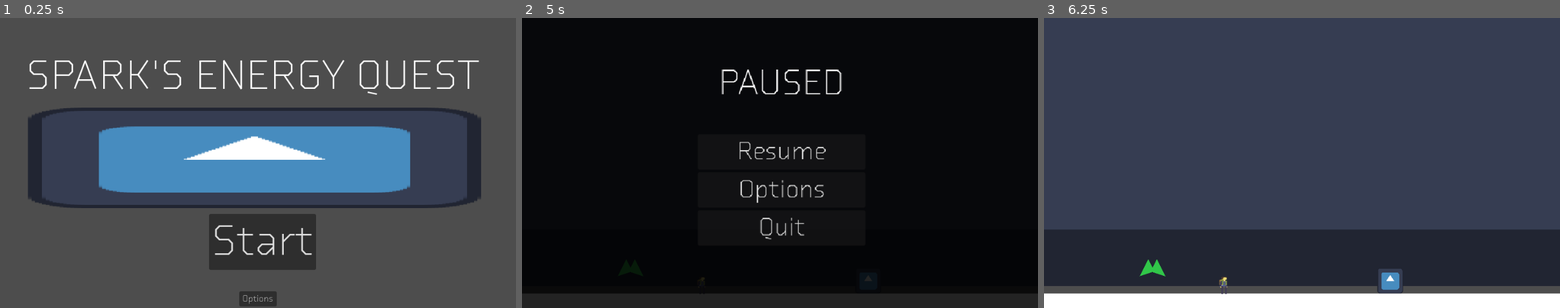
Above: before the commit, frames 1-3 (left to right).
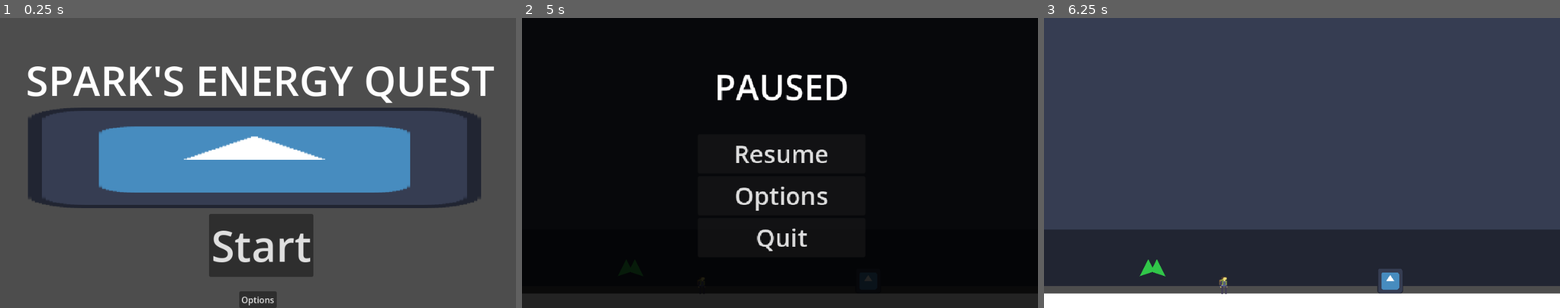
Above: after the commit, the same moments.

Repository: The-Spark-Industries/spark-energy
Game: Godot game, scene res://Master Scenes/titleScreen.tscn
Same seed, same stepped clock (60 frames per second), same inputs: the game is played once before the commit and once after it. The engine's default icon, where the game draws it, is replaced by a stand-in: a white triangle on a blue panel in a dark square.
Inputs:
- Up to frame 1 (0.25 s): no input
- Up to frame 2 (5 s): click "Start" at 0.5 s; tap Enter at 1.25, 2.75, 4.25 s; hold 2 (inventoryright) 1.28-2.78 s; tap E (interact) every 0.75 s from 1.35 to 4.35 s; tap Space (jump) at 1.52, 2, 2.27, 3.5, 3.77, 4.52 s; hold 1 (inventoryleft) 2.78-3.53 s; hold 2 (inventoryright) from 3.53 s (still down); tap Escape (pause) at 4.9 s
- Up to frame 3 (6.25 s): release 2 (inventoryright) at 5.03 s; hold 1 (inventoryleft) 5.03-5.75 s; tap E (interact) at 5.1 s; tap Space (jump) at 5.27 s; click "Resume" at 5.75 s

The runs differ from the first frame. In frame 1, 6.5% of the frame differs, in the area x 5-96%, y 14-100%; in frame 2, 3.0%; in frame 3, nothing differs.

Commit message:
Font stuff

Diff:
--- a/Master Scenes/pauseMenu.tscn
+++ b/Master Scenes/pauseMenu.tscn
@@ -1,6 +1,5 @@
 [gd_scene format=3 uid="uid://b3wrn5c1q8iuw"]
 
-[ext_resource type="Theme" uid="uid://10csgeduuha5" path="res://Assets/Visual/Receipt.tres" id="1_4owrd"]
 [ext_resource type="Script" uid="uid://bmpuw06uuxgix" path="res://Scripts/pause_menu.gd" id="1_pbpjw"]
 
 [node name="pauseMenu" type="Control" unique_id=1118913350]
@@ -12,7 +11,6 @@
 anchor_bottom = 1.0
 grow_horizontal = 2
 grow_vertical = 2
-theme = ExtResource("1_4owrd")
 script = ExtResource("1_pbpjw")
 
 [node name="ColorRect" type="ColorRect" parent="." unique_id=1909889208]
@@ -211,4 +209,5 @@
 [connection signal="pressed" from="optionsMenu/backButton" to="." method="_on_back_button_pressed"]
 [connection signal="pressed" from="optionsMenu/CheckButton" to="." method="_on_check_button_pressed"]
 [connection signal="toggled" from="optionsMenu/CheckButton" to="." method="_on_check_button_toggled"]
+[connection signal="item_focused" from="optionsMenu/TextModeButton" to="." method="_on_text_mode_button_item_focused"]
 [connection signal="item_selected" from="optionsMenu/TextModeButton" to="." method="_on_text_mode_button_item_selected"]
--- a/Scripts/global.gd
+++ b/Scripts/global.gd
@@ -14,7 +14,7 @@
 
 var wiremode: bool = false
 
-var fontChoice: int= 0
+var fontChoice: int
 
 var turboMode: bool = false
 
@@ -99,6 +99,5 @@
 			return
 	if (inventory.size() < max_inventory_size):
 		inventory.append(item)
-		print(inventory)
 	else:
 		print("Your inventory is full!")
--- a/Scripts/pause_menu.gd
+++ b/Scripts/pause_menu.gd
@@ -5,17 +5,18 @@
 # Called when the node enters the scene tree for the first time.
 func _ready() -> void:
 	self.theme=load("res://Assets/Visual/lingualight.tres")
+
 	visible = false
 	_bring_to_front()
 
-func _process(delta: float) -> void:
-	if (Global.fontChoice==0):
-		self.theme=load("res://Assets/Visual/Lingua.tres")
-	if (Global.fontChoice==1):
-		self.theme=load("res://Assets/Visual/lingualight.tres")
-	if (Global.fontChoice==2):
-		self.theme=load("res://Assets/Visual/Receipt.tres")
-
+#func _process(delta: float) -> void:
+	#if (Global.fontChoice==0):
+	#	self.theme=load("res://Assets/Visual/Lingua.tres")
+	#if (Global.fontChoice==1):
+	#	self.theme=load("res://Assets/Visual/lingualight.tres")
+	#if (Global.fontChoice==2):
+		#self.theme=load("res://Assets/Visual/Receipt.tres")
+#
 
 # Called every frame. 'delta' is the elapsed time since the previous frame.
 func _input(event: InputEvent) -> void:
@@ -69,4 +70,11 @@
 
 
 func _on_text_mode_button_item_selected(index: int) -> void:
-	Global.fontChoice=index
+	print(index)
+	#Global.fontChoice=index
+
+
+func _on_text_mode_button_item_focused(index: int) -> void:
+	print(index)
+	#Global.fontChoice=index
+	#print(Global.fontChoice)
--- a/Scripts/title_screen.gd
+++ b/Scripts/title_screen.gd
@@ -7,6 +7,7 @@
 
 func _ready() -> void:
 	titleoptionsmenu.visible =false
+	self.theme=load("res://Assets/Visual/lingualight.tres")
 
 
 # Called every frame. 'delta' is the elapsed time since the previous frame.
--- a/project.godot
+++ b/project.godot
@@ -33,11 +33,6 @@
 [global_group]
 
 player=""
-
-[gui]
-
-theme/default_font_antialiasing=0
-theme/custom_font="uid://dqkqrofgfdqyp"
 
 [input]
 
Not shown: 1 places in Master Scenes/gameInterface.tscn that only renumber resources
